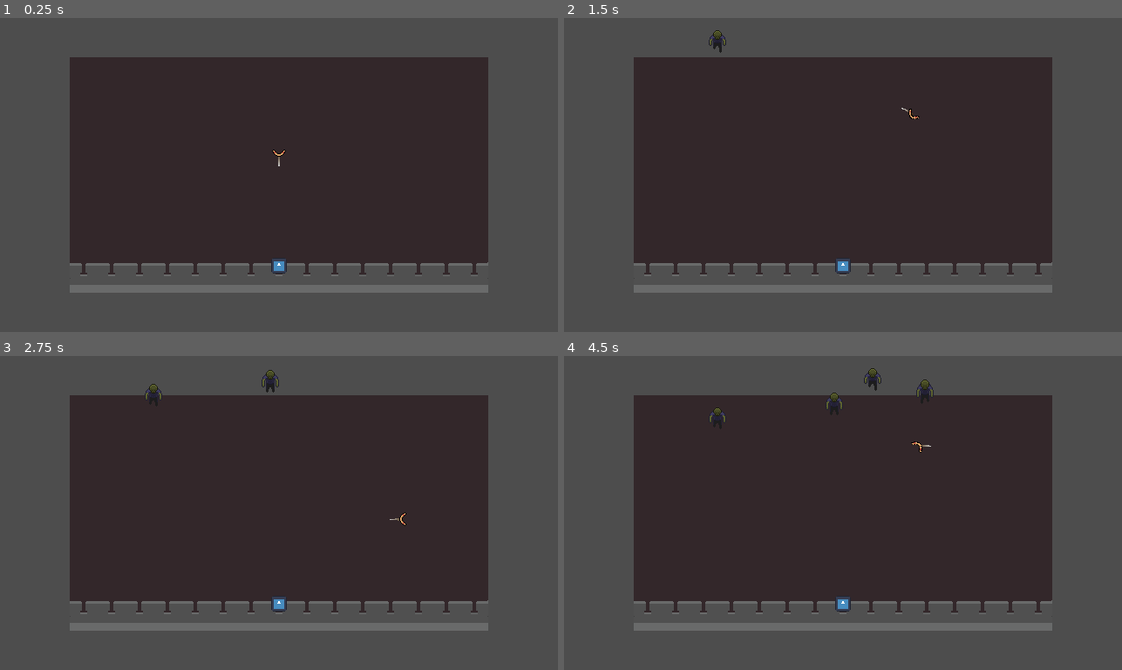
Above: before the commit, frames 1-4 (two rows, left to right).
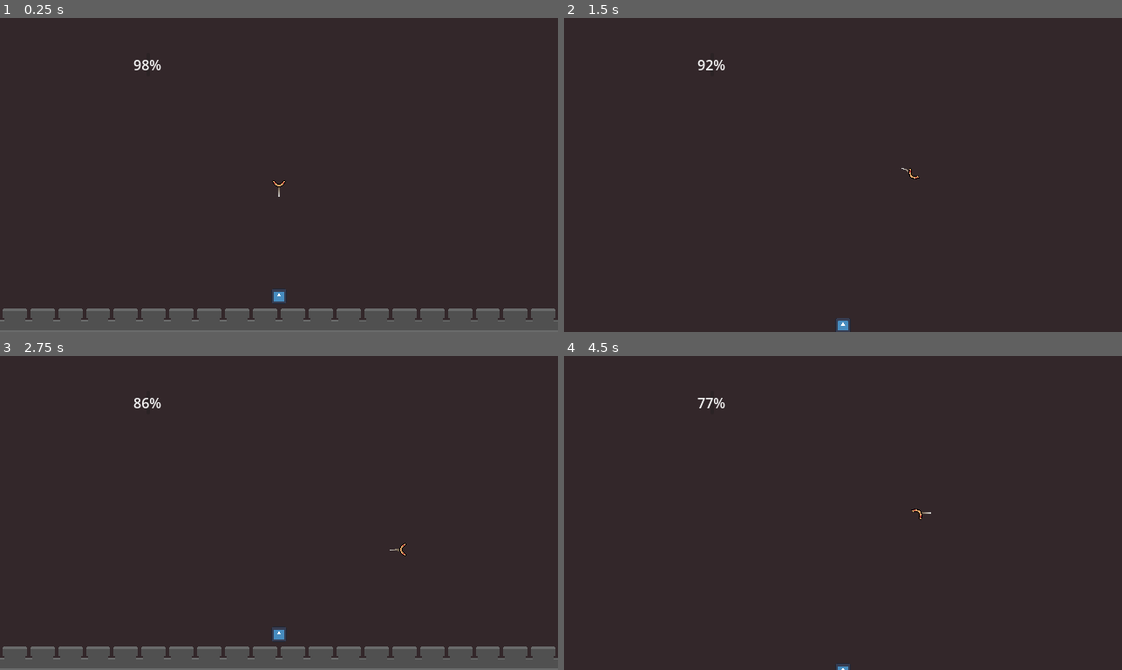
Above: after the commit, the same moments.

Repository: jeisaRaja/doomerang
Game: Godot game, scene res://scenes/levels/level_1.tscn
The game is run twice, just before and just after one commit, with the same random seed, the same clock (stepped at 60 frames per second) and the same inputs. The project has no main scene, so this scene is started directly. The engine's default icon, where the game draws it, is replaced by a stand-in: a white triangle on a blue panel in a dark square.
Inputs:
- Up to frame 1 (0.25 s): no input
- Up to frame 2 (1.5 s): hold D (right) 0.53-1.28 s; hold S (down) from 1.28 s (still down)
- Up to frame 3 (2.75 s): release S (down) at 2.03 s; hold D (right) from 2.03 s (still down)
- Up to frame 4 (4.5 s): release D (right) at 2.78 s; hold W (up) 2.78-3.53 s; hold A (left) from 3.53 s (still down)

The runs differ from the first frame. In frame 1, 45% of the frame differs, in the area x 0-100%, y 0-100%; in frame 2, 51%; in frame 3, 45%; in frame 4, 51%.

Commit message:
add Events global
- expanded the map
- add time limit

Diff:
--- /dev/null
+++ b/globals/events.gd
@@ -0,0 +1,4 @@
+extends Node
+
+signal player_returned
+signal player_thrown
--- a/project.godot
+++ b/project.godot
@@ -17,6 +17,7 @@
 [autoload]
 
 Utils="*res://globals/utils.gd"
+Events="*res://globals/events.gd"
 
 [display]
 
--- a/scenes/levels/level_1.tscn
+++ b/scenes/levels/level_1.tscn
@@ -6,12 +6,13 @@
 [ext_resource type="Script" path="res://scenes/levels/zombie_wall.gd" id="4_vxxtd"]
 [ext_resource type="PackedScene" uid="uid://bkp1y3rtkux4o" path="res://scenes/player/trail.tscn" id="5_mr5xq"]
 [ext_resource type="PackedScene" uid="uid://dprgsn5gr1s41" path="res://scenes/objects/thrower.tscn" id="6_x6kyi"]
+[ext_resource type="Script" path="res://scenes/ui/time_limit.gd" id="7_j40aq"]
 
 [sub_resource type="RectangleShape2D" id="RectangleShape2D_110fo"]
-size = Vector2(480, 20)
+size = Vector2(640, 20)
 
 [sub_resource type="RectangleShape2D" id="RectangleShape2D_ldqor"]
-size = Vector2(225, 20)
+size = Vector2(288.5, 20)
 
 [sub_resource type="RectangleShape2D" id="RectangleShape2D_qgw31"]
 size = Vector2(480, 20)
@@ -23,20 +24,26 @@
 [node name="Level1" type="Node2D"]
 
 [node name="Background" type="Sprite2D" parent="."]
+position = Vector2(0, -210)
 texture = ExtResource("3_xacif")
 
 [node name="Player" parent="." instance=ExtResource("1_c4ogy")]
 z_index = 1
 
-[node name="Camera2D" type="Camera2D" parent="."]
+[node name="Camera2D" type="Camera2D" parent="Player"]
+limit_left = 0
+limit_top = -560
+limit_right = 320
+limit_bottom = 145
 
 [node name="Spawner" parent="." instance=ExtResource("4_0qqcy")]
+position = Vector2(0, -400)
 
 [node name="PlayerWall" type="StaticBody2D" parent="."]
 collision_layer = 4
 
 [node name="CollisionShape2D2" type="CollisionShape2D" parent="PlayerWall"]
-position = Vector2(0, -144)
+position = Vector2(0, -570)
 shape = SubResource("RectangleShape2D_110fo")
 
 [node name="CollisionShape2D3" type="CollisionShape2D" parent="PlayerWall"]
@@ -44,12 +51,12 @@
 shape = SubResource("RectangleShape2D_110fo")
 
 [node name="CollisionShape2D4" type="CollisionShape2D" parent="PlayerWall"]
-position = Vector2(248, -32.5)
+position = Vector2(328, -0.25)
 rotation = 1.57079
 shape = SubResource("RectangleShape2D_ldqor")
 
 [node name="CollisionShape2D5" type="CollisionShape2D" parent="PlayerWall"]
-position = Vector2(-248, -32.5)
+position = Vector2(-328, 0)
 rotation = 1.57079
 shape = SubResource("RectangleShape2D_ldqor")
 
@@ -69,3 +76,17 @@
 
 [node name="Thrower" parent="." instance=ExtResource("6_x6kyi")]
 position = Vector2(0, 104)
+
+[node name="CanvasLayer" type="CanvasLayer" parent="."]
+
+[node name="TimeLimit" type="ProgressBar" parent="CanvasLayer"]
+offset_left = 168.0
+offset_top = 40.0
+offset_right = 172.0
+offset_bottom = 67.0
+script = ExtResource("7_j40aq")
+
+[node name="Timer" type="Timer" parent="CanvasLayer/TimeLimit"]
+wait_time = 20.0
+one_shot = true
+autostart = true
--- a/scenes/levels/spawner.gd
+++ b/scenes/levels/spawner.gd
@@ -14,7 +14,7 @@
 	var zombie = zombie_scene.instantiate() as Node2D
 	zombie.global_position = Vector2(
 		randf_range(start_point.global_position.x, end_point.global_position.x),
-		start_point.global_position.y
+		start_point.position.y
 	)
 	add_child(zombie)
 	move_child(zombie, 0)
--- a/scenes/objects/thrower.gd
+++ b/scenes/objects/thrower.gd
@@ -10,9 +10,11 @@
 		var player = body
 
 		if player.state == player.FLY:
+			Events.player_returned.emit()
 			player.state = player.IDLE
 
 			var timer = get_tree().create_timer(1)
 			await timer.timeout
 
 			player.throw()
+			Events.player_thrown.emit()
--- /dev/null
+++ b/scenes/ui/time_limit.gd
@@ -0,0 +1,22 @@
+extends ProgressBar
+
+@onready var timer = $Timer as Timer
+
+
+func _ready():
+	max_value = timer.wait_time
+	Events.player_returned.connect(_on_player_returned)
+	Events.player_thrown.connect(_on_player_thrown)
+
+
+func _process(_delta):
+	value = timer.time_left
+
+
+func _on_player_returned():
+	timer.stop()
+	value = max_value
+
+
+func _on_player_thrown():
+	timer.start()
Binary file changed: arts/map.png
Not shown: 1 places in scenes/levels/level_1.tscn that only renumber resources
